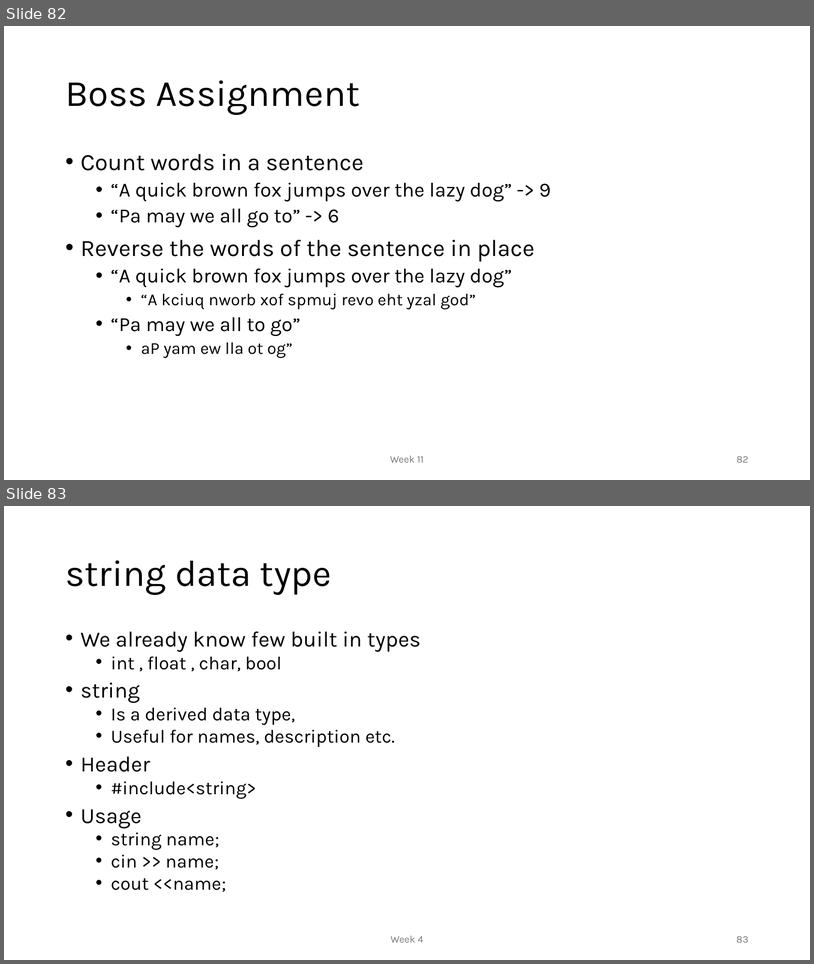
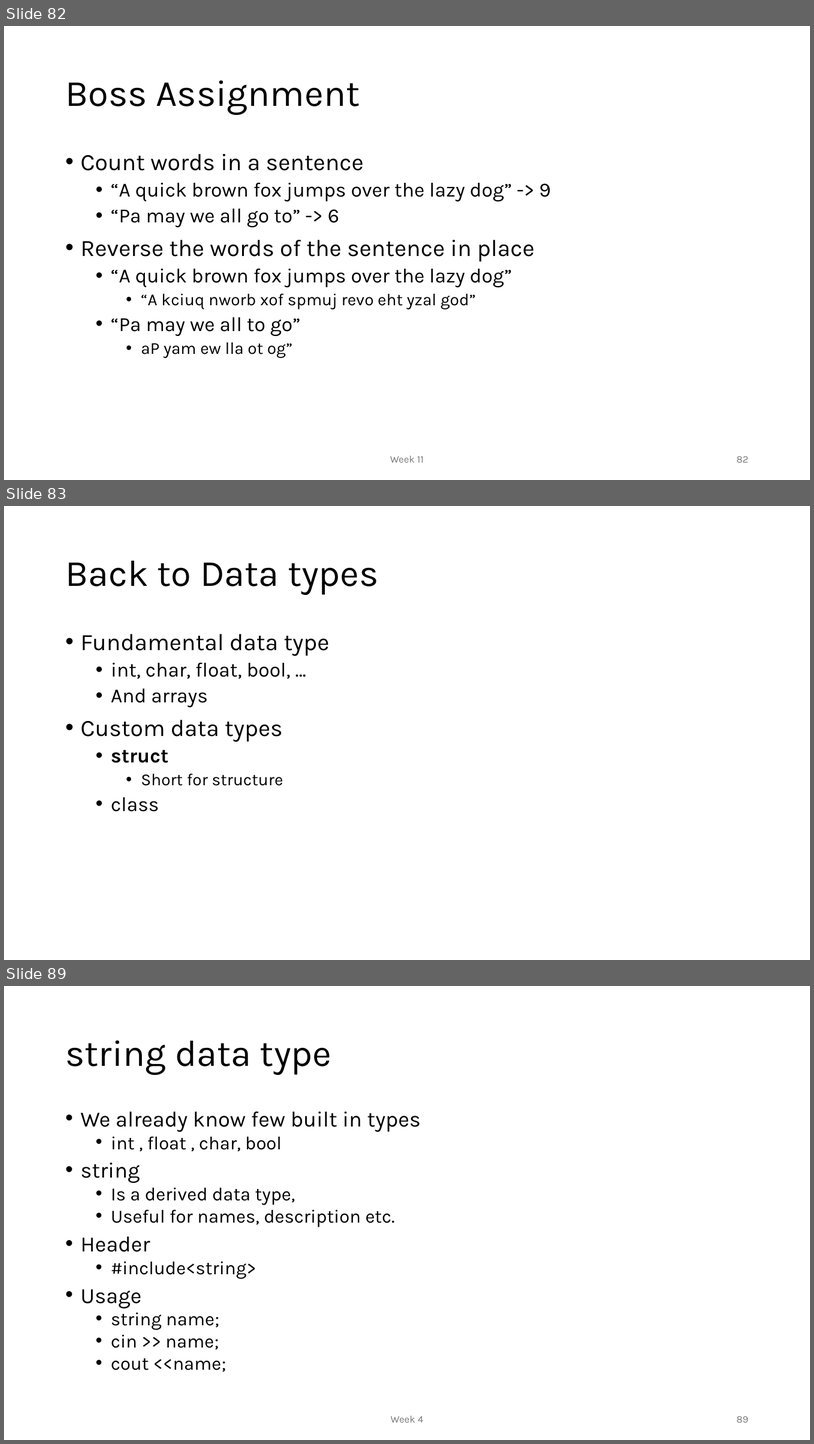
Before and after one commit to MoklaEducation/ems_fall_2025_cpp101, a slide deck: all/Intro to Programming_all.pptx. Shown one above the other, each under a label of ours: slides 82 and 83 before the commit, slides 82, 83 and 89 after it; the slides between them are not shown. The pictures are 814x964 and 814x1444 pixels, drawn with LibreOffice and Linux fonts; fonts in the diff are those of the drawing. Boxes give left, top, right and bottom in pixels: in the first picture for what was removed or moved away, otherwise in the second. Text is boxed around its words. In the diff, an @@ line names an element or a change of style, - is before the commit and + after.

Commit message:
structs

```diff
--- a/all/Intro to Programming_all.pptx
+++ b/all/Intro to Programming_all.pptx
@@ slide 83 added at [4, 506, 810, 960], background #FFFFFF @@
@@ title added at [65, 561, 379, 595], 44 pt, text #000000 @@
+Back to Data types
@@ text added at [81, 634, 330, 811], 24 pt, text #000000 @@
+• Fundamental data type
+  • int, char, float, bool, …
+  • And arrays
+• Custom data types
+  • struct
+    • Short for structure
+  • class
@@ what was slide 83 is now slide 89 @@
@@ page number at [737, 1416, 749, 1422]: text changed @@
-83
+89
```
Also in this commit, not shown: 5 other slides added, 1 other file.
